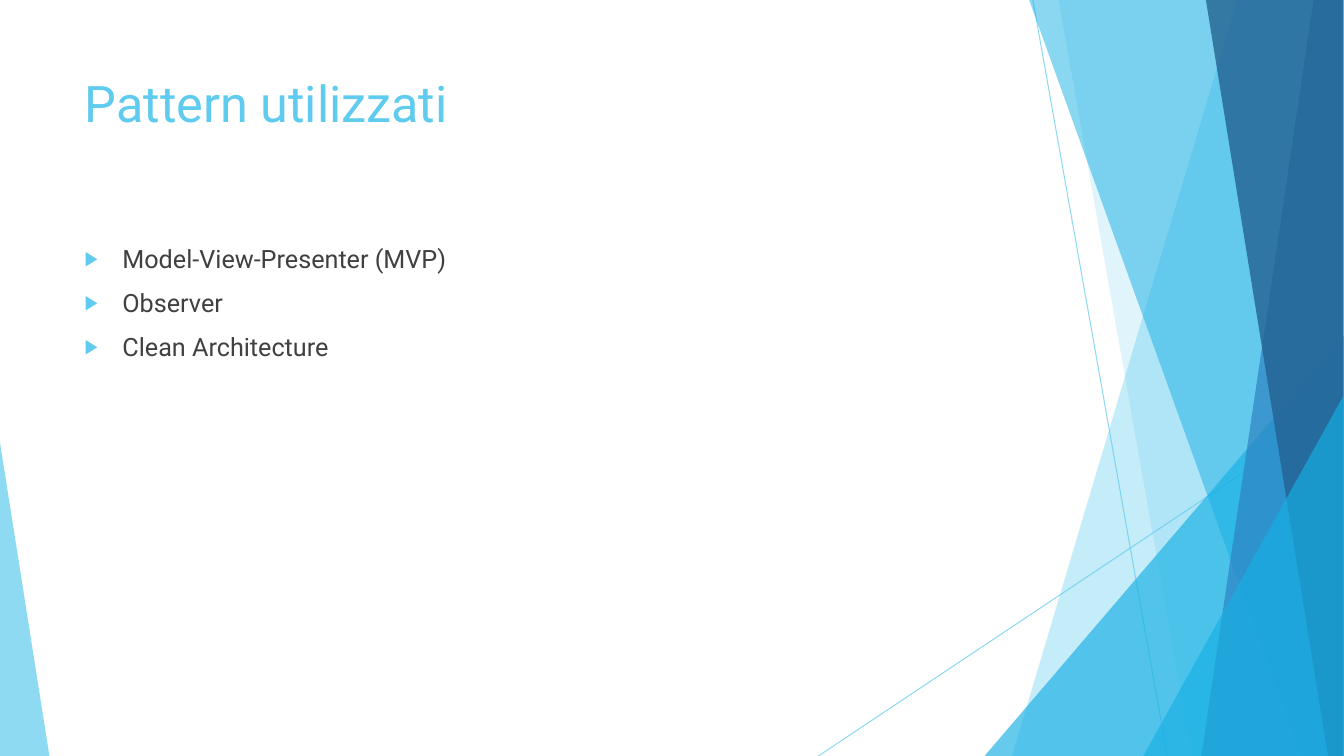
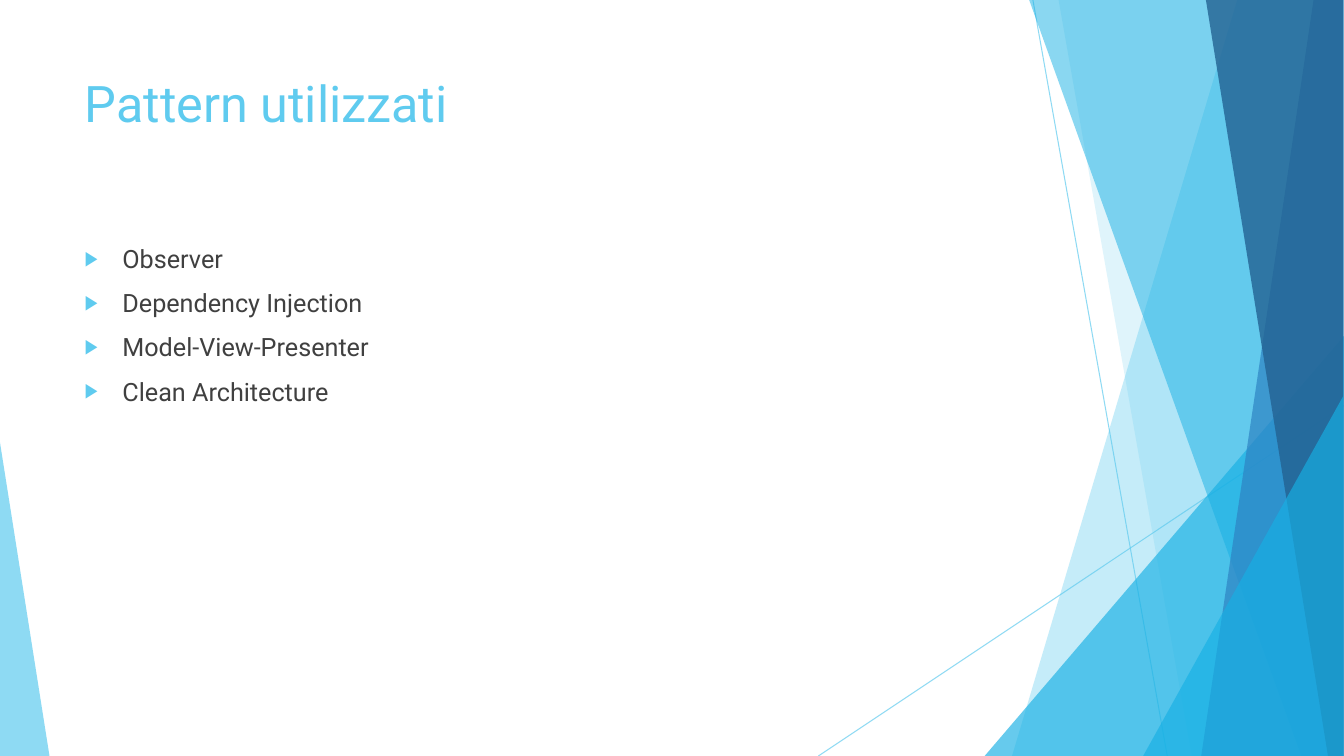
Before and after one commit to LucaDario/Documenti, a slide deck: slide 3 of 2 - RP/Progettazione/Progettazione Monolith.ppt. Drawn at 1344x756 pixels with LibreOffice and Linux fonts; fonts in the diff are those of the drawing. Boxes give left, top, right and bottom in pixels: in the first picture for what was removed or moved away, otherwise in the second. Text is boxed around its words. In the diff, an @@ line names an element or a change of style, - is before the commit and + after.

Commit message:
[Progettazione] Aggiunta slide sulla dependency injection alla presentazione

```diff
--- a/2 - RP/Progettazione/Progettazione Monolith.ppt
+++ b/2 - RP/Progettazione/Progettazione Monolith.ppt
@@ text at (122, 248, 446, 274): paragraph removed @@
-▶ Model-View-Presenter (MVP)
@@ text at (122, 293, 368, 357): paragraphs added @@
+▶ Dependency Injection
+▶ Model-View-Presenter
```
Also in this commit, not shown: 12 other slides changed, 1 slide added, 1 other file.
